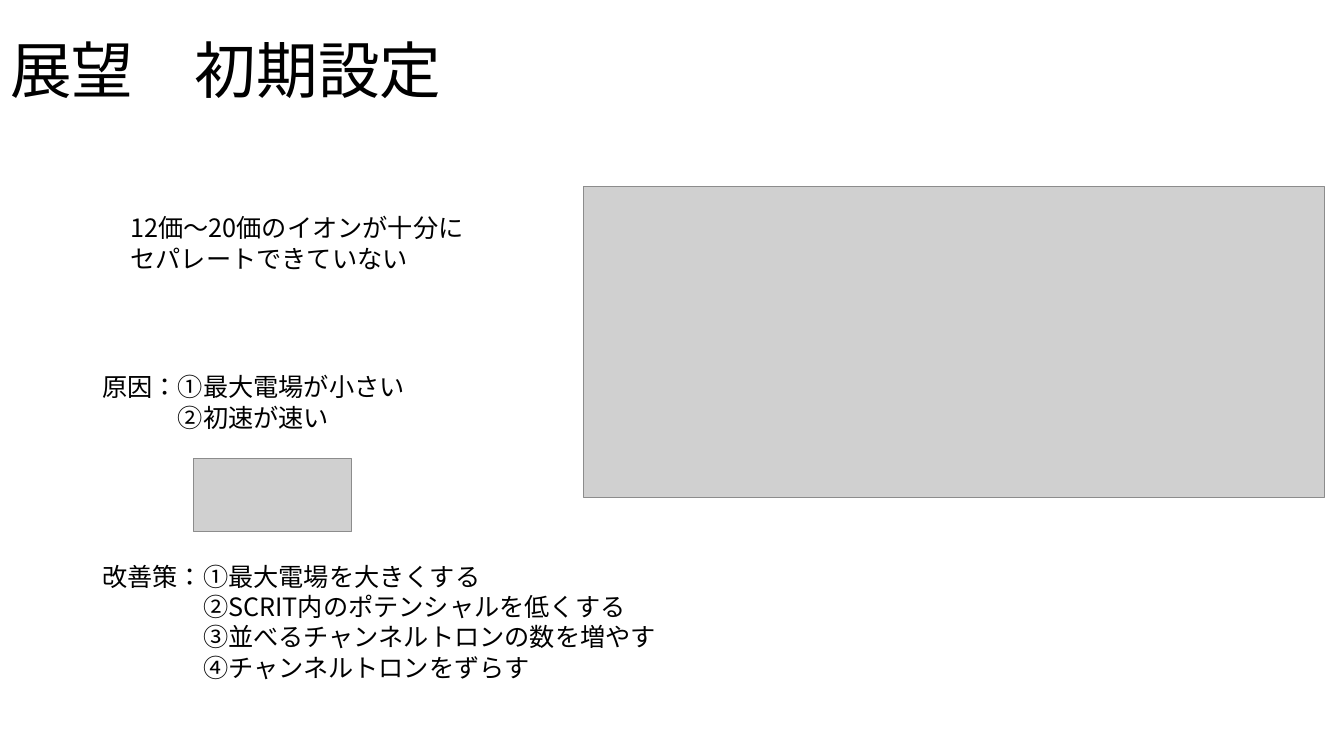
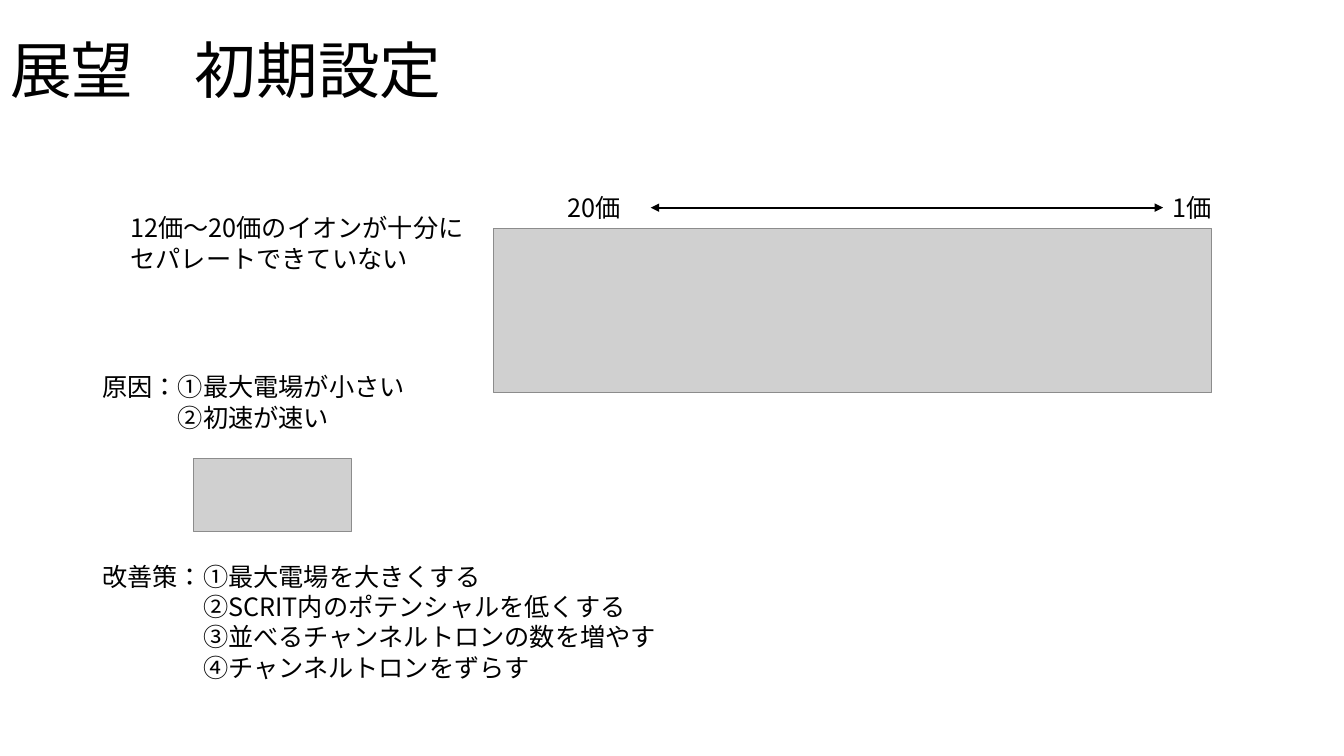
Before and after one commit to Takeuchi-yuya/Ksimulation, a slide deck: slide 18 of docs/中間発表.pptx (slide 17 before the commit). Drawn at 1344x756 pixels with LibreOffice and Linux fonts; fonts in the diff are those of the drawing; grey boxes stand for pictures. Boxes give left, top, right and bottom in pixels: in the first picture for what was removed or moved away, otherwise in the second. Text is boxed around its words. In the diff, an @@ line names an element or a change of style, - is before the commit and + after.

```diff
--- a/docs/中間発表.pptx
+++ b/docs/中間発表.pptx
@@ text added at (567, 196, 620, 219), 18 pt, text #000000 @@
+20価
@@ picture removed at (584, 187, 1325, 498) @@
@@ double arrow added from (651, 208) to (1164, 208), #000000 1.5 pt @@
@@ text added at (1173, 196, 1212, 219), 18 pt, text #000000 @@
+1価
@@ picture added at (493, 228, 1212, 393) @@
```
Also in this commit, not shown: 5 other slides changed, 4 slides added, 3 slides removed, 1 other file.
